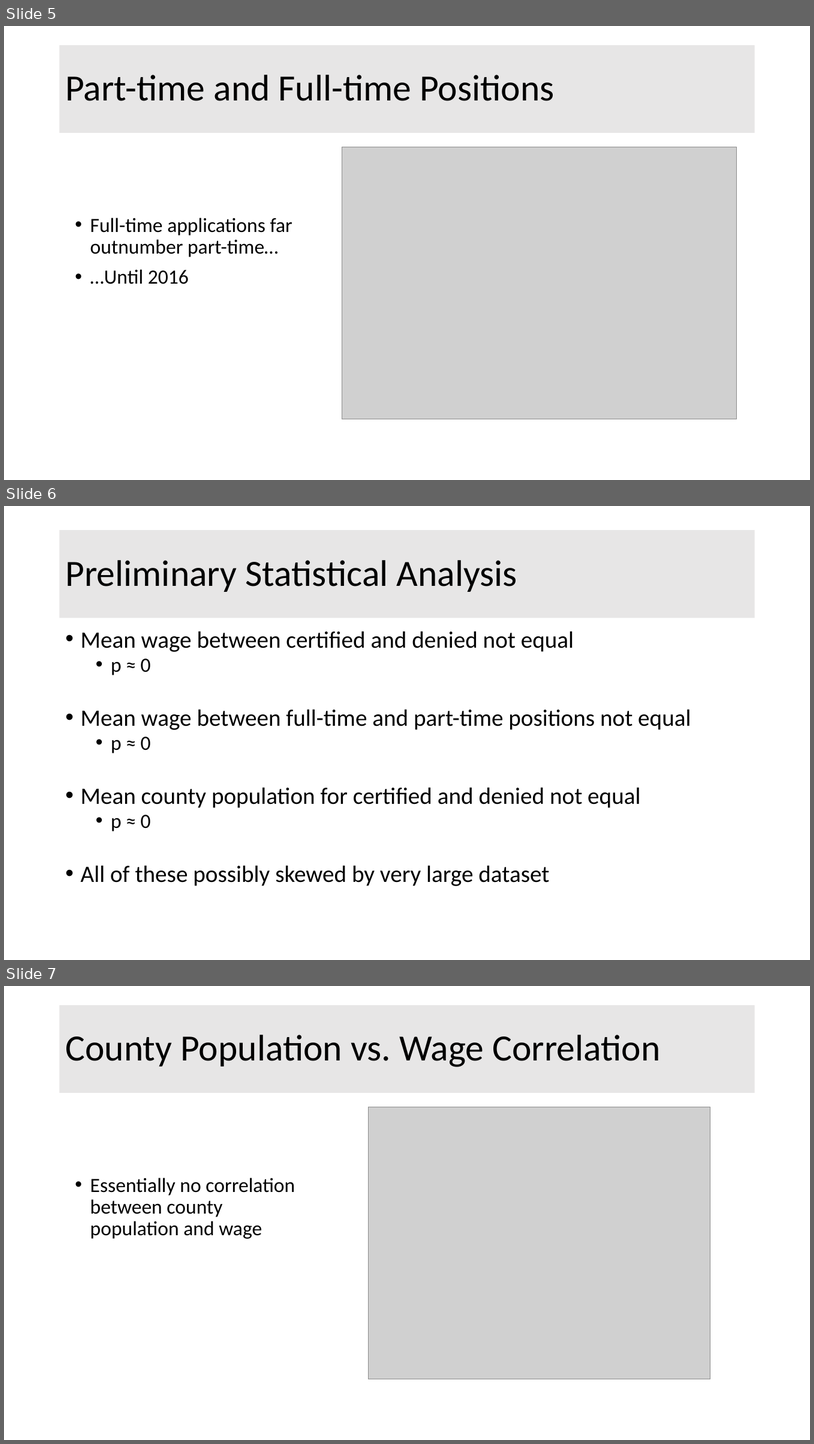
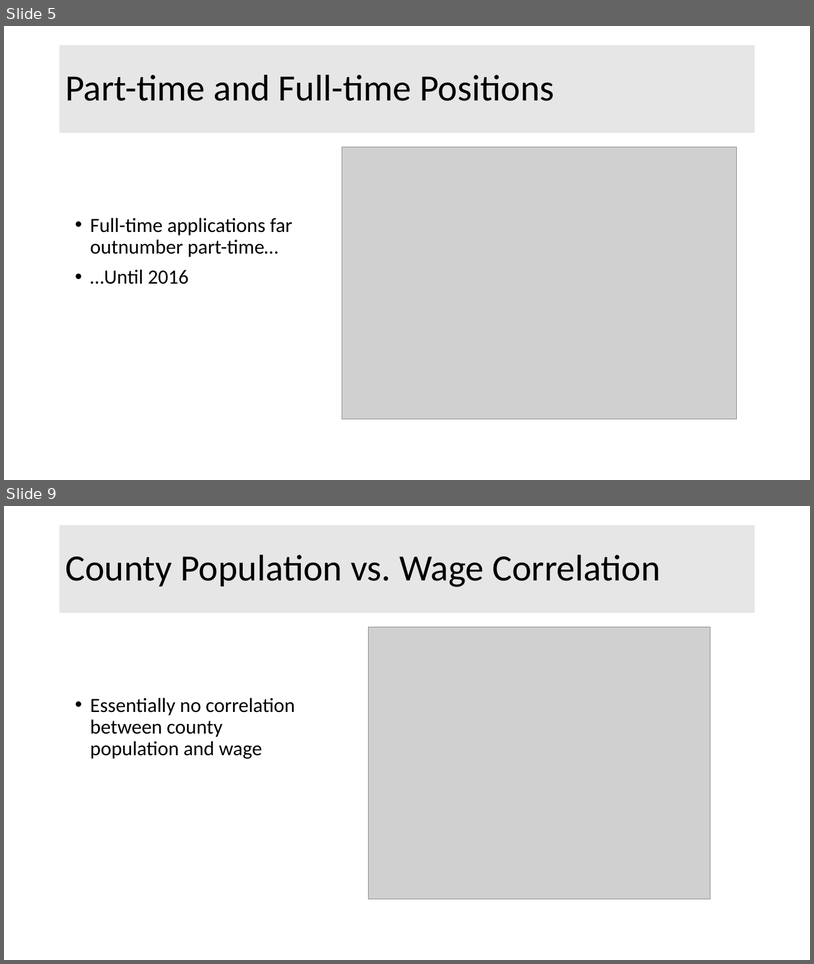
Before and after one commit to Liptoni/Springboard, a slide deck: H1B_Capstone/Summaries/Capstone_1_Presentations.pptx. Shown one above the other, each under a label of ours: slides 5, 6 and 7 before the commit, slides 5 and 9 after it; the slides between them are not shown. The pictures are 814x1444 and 814x964 pixels, drawn with LibreOffice and Linux fonts; fonts in the diff are those of the drawing; grey boxes stand for pictures. Boxes give left, top, right and bottom in pixels: in the first picture for what was removed or moved away, otherwise in the second. Text is boxed around its words. In the diff, an @@ line names an element or a change of style, - is before the commit and + after.

```diff
--- a/H1B_Capstone/Summaries/Capstone_1_Presentations.pptx
+++ b/H1B_Capstone/Summaries/Capstone_1_Presentations.pptx
@@ slide 6 removed at bbox=[4, 506, 810, 960], background #FFFFFF @@
@@ title removed at bbox=[60, 530, 755, 618] @@
-Preliminary Statistical Analysis
@@ text removed at bbox=[81, 631, 691, 886] @@
-• Mean wage between certified and denied not equal
-  • p ≈ 0
-• Mean wage between full-time and part-time positions not equal
-  • p ≈ 0
-• Mean county population for certified and denied not equal
-  • p ≈ 0
-• All of these possibly skewed by very large dataset
@@ what was slide 7 is now slide 9 @@
```
Also in this commit, not shown: 2 slides changed, 5 slides added.
